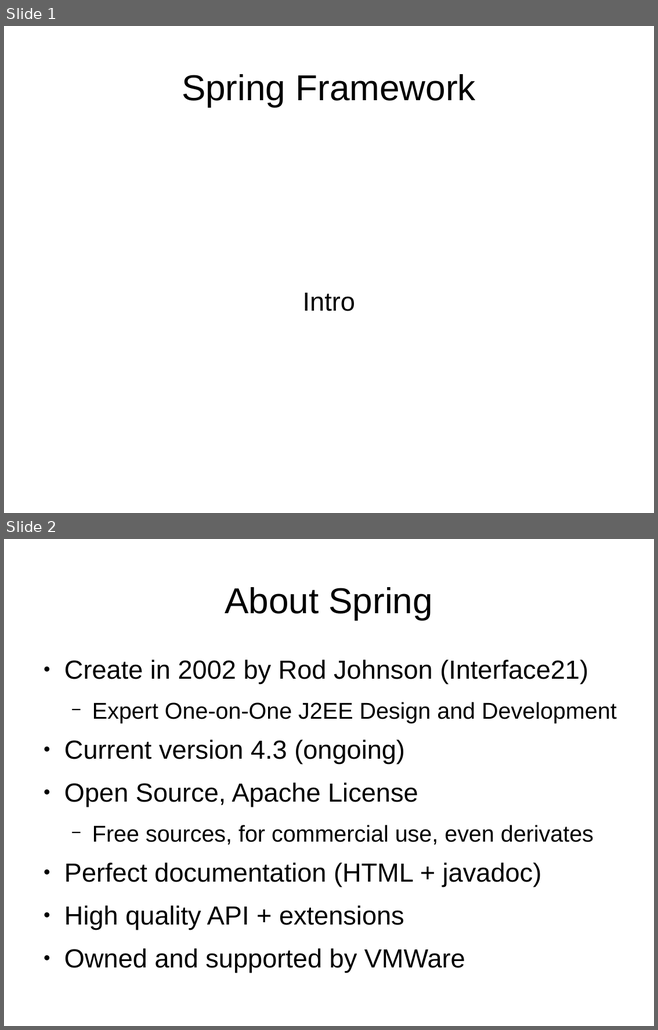
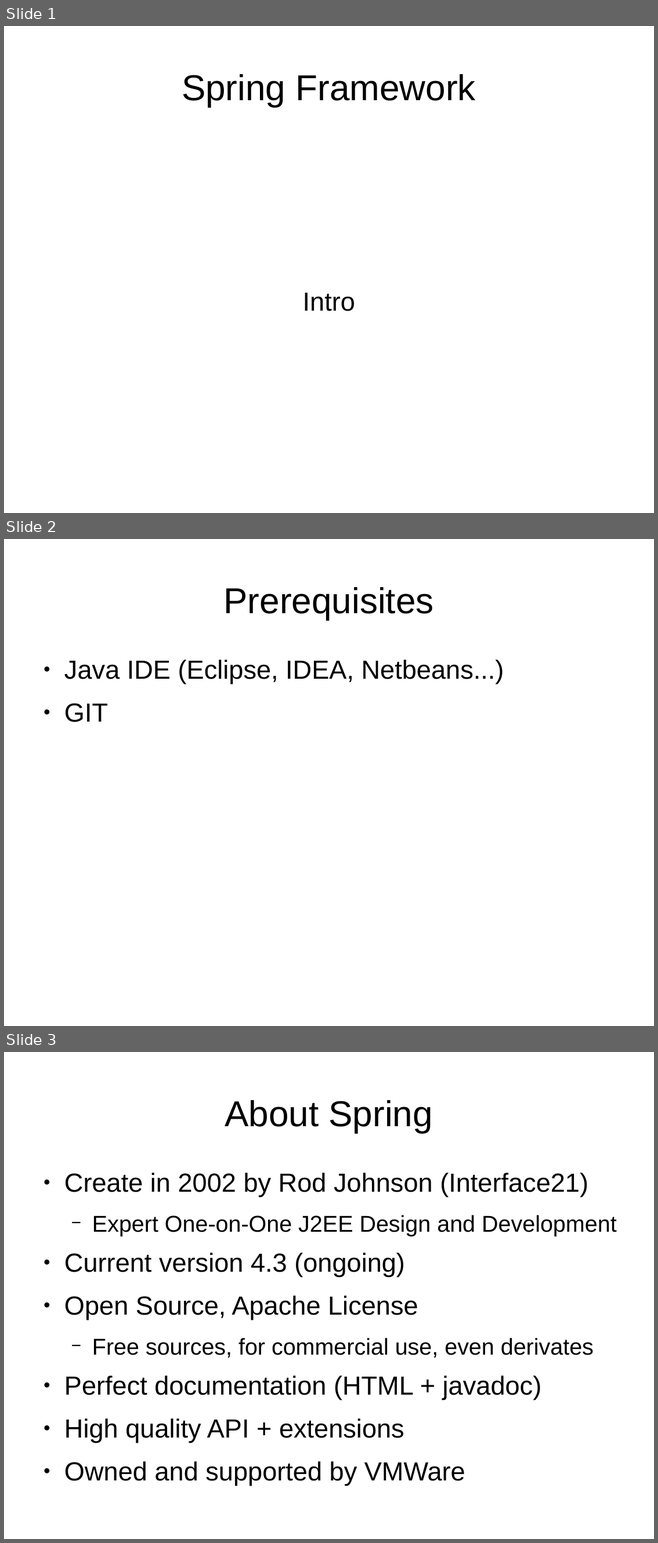
Before and after one commit to ZbynekV/spring-intro, a slide deck: presentation.odp. Shown one above the other, each under a label of ours: slides 1 and 2 before the commit, slides 1, 2 and 3 after it. The pictures are 658x1030 and 658x1543 pixels, drawn with LibreOffice and Linux fonts; fonts in the diff are those of the drawing. Boxes give left, top, right and bottom in pixels: in the first picture for what was removed or moved away, otherwise in the second. Text is boxed around its words. In the diff, an @@ line names an element or a change of style, - is before the commit and + after.

Commit message:
Addded prerequisites

```diff
--- a/presentation.odp
+++ b/presentation.odp
@@ slide 2 added at box(4, 539, 654, 1026), background #FFFFFF @@
@@ title added at box(224, 587, 434, 620), 44 pt, text #000000 @@
+Prerequisites
@@ text added at box(64, 660, 504, 722), 32 pt, text #000000 @@
+● Java IDE (Eclipse, IDEA, Netbeans...)
+● GIT
@@ what was slide 2 is now slide 3 @@
```
Also in this commit, not shown: 1 other file.
